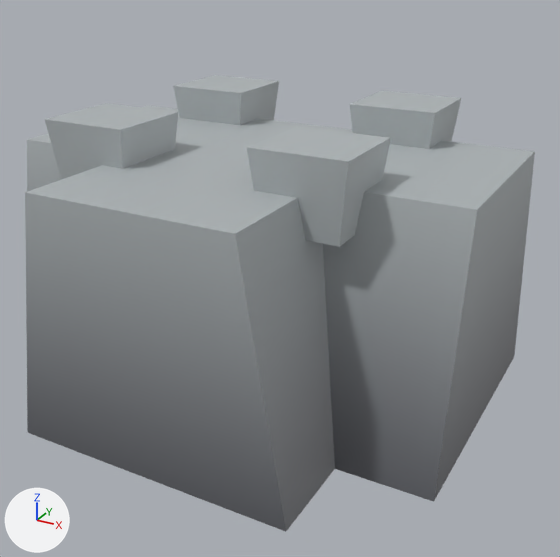
The FBX model JEAH!/Assets/Models/Enviroment/SM_WallTsect_Rampart.fbx, before and after one commit.
One viewpoint serves both versions: a 50 mm camera at (1.6, -2.85, 1.87) aimed at (0.15, -0.21, 0.55). The lights are fixed; the arrows at lower left show +X, +Y and +Z. Where no turn or scale is listed for an object, it has been applied to the vertices.

Objects in the first picture: 'SM_WallTsect_Rampart'.
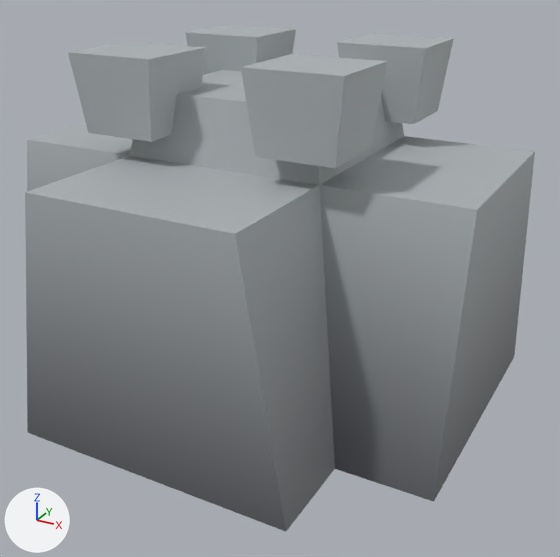
What differs and where, as boxes [x1, y1, x2, y2] in the pictures (560 x 557 px; the box of a moved part takes in the faces that stretch with it):
```json
{"object": "SM_WallTsect_Rampart", "change": "reshaped, moved", "before": [25, 75, 535, 532], "after": [25, 25, 535, 532], "on screen": "11% taller"}
{"part": 1, "of": "me_mesh", "change": "moved or reshaped", "before": [173, 75, 279, 125], "after": [185, 25, 296, 75]}
{"part": 2, "of": "me_mesh", "change": "moved or reshaped", "before": [45, 103, 178, 180], "after": [68, 42, 206, 142]}
{"part": 3, "of": "me_mesh", "change": "moved or reshaped", "before": [247, 126, 391, 247], "after": [241, 54, 388, 168]}
{"part": 4, "of": "me_mesh", "change": "moved or reshaped", "before": [350, 91, 461, 149], "after": [337, 34, 454, 124]}
{"part": 5, "of": "me_mesh", "change": "added", "after": [25, 70, 535, 532]}
```

The change, as JSON lines over the scene's bpy script:
```json
{"block": "me_mesh", "where": "# used by ob_sm_walltsect_rampart; location = (-0.19, -0.193, 0.606)"}
{"op": "remove", "block": "me_mesh", "code": "me_mesh.from_pydata(...)  # 52 vertices, 42 faces; spans x -0.81..1.19, y -0.81..0.81, z -0.61..0.61"}
{"op": "add", "block": "me_mesh", "code": "me_mesh.from_pydata(...)  # 56 vertices, 46 faces; spans x -1.0..1.0, y -1.0..0.61, z 0.0..1.47"}
{"block": "me_mesh", "change": "me_mesh part 1: the loose piece of 8 vertices spanning x -0.5..-0.12, y 0.44..0.81, z 0.3..0.61 is moved by (-0.07, -0.24, 0.86)"}
{"block": "me_mesh", "change": "me_mesh part 2: the loose piece of 8 vertices spanning x -0.5..-0.12, y -0.42..-0.05, z 0.3..0.61 is moved by (-0.07, -0.15, 0.86)"}
{"block": "me_mesh", "change": "me_mesh part 3: the loose piece of 8 vertices spanning x 0.43..0.81, y -0.42..-0.05, z 0.3..0.61 is moved by (-0.24, -0.15, 0.86)"}
{"block": "me_mesh", "change": "me_mesh part 4: the loose piece of 8 vertices spanning x 0.43..0.81, y 0.44..0.81, z 0.3..0.61 is moved by (-0.24, -0.24, 0.86)"}
{"block": "me_mesh", "change": "me_mesh part 5: a new loose piece of 24 vertices spanning x -1.0..1.0, y -1.0..0.61, z 0.0..1.32, in mat_m_castle (picture img_t_castle_d_tga)"}
{"op": "set", "path": "ob_sm_walltsect_rampart.location", "old": "(-0.19, -0.193, 0.606)", "new": "(0.0, 0.0, 0.0)"}
```
